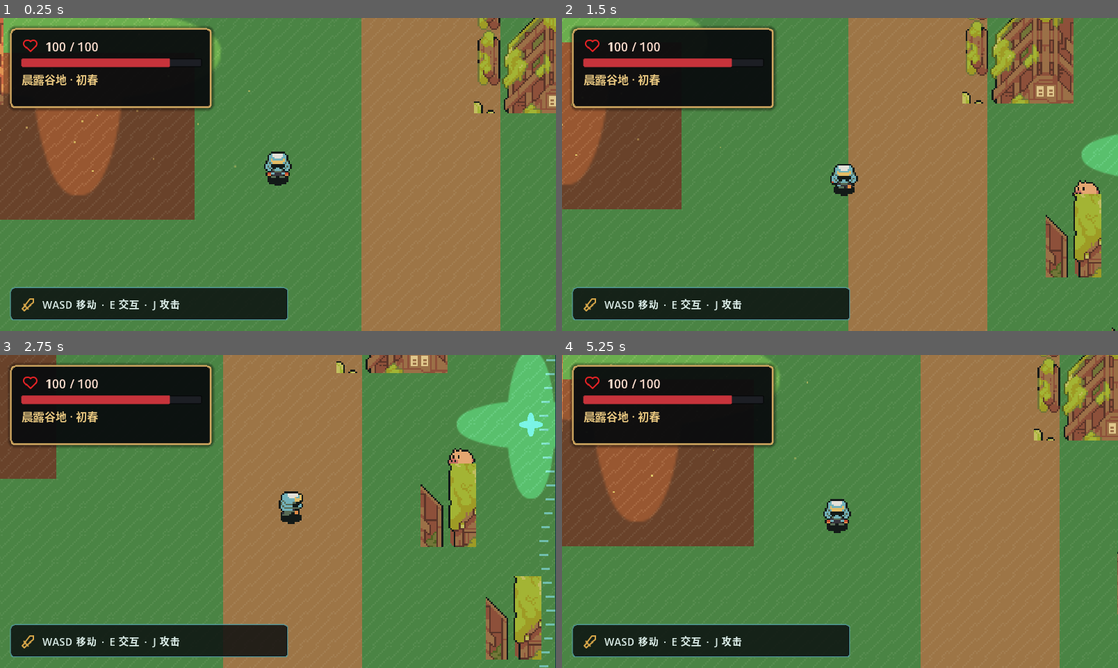
Above: before the commit, frames 1-4 (two rows, left to right).
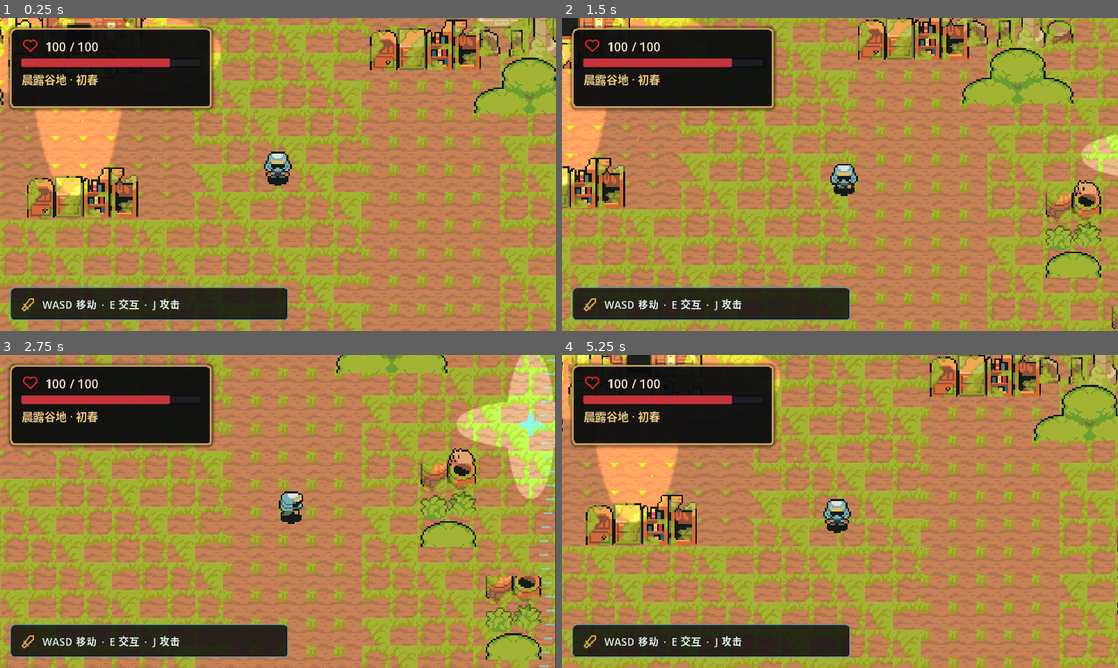
Above: after the commit, the same moments.

Repository: smple15981/mygames
Game: Godot game, scene res://scenes/bootstrap/main.tscn
The game is run twice, just before and just after one commit, with the same random seed, the same clock (stepped at 60 frames per second) and the same inputs.
Inputs:
- Up to frame 1 (0.25 s): no input
- Up to frame 2 (1.5 s): hold D (move_right) 0.53-1.28 s; hold S (move_down) from 1.28 s (still down)
- Up to frame 3 (2.75 s): release S (move_down) at 2.03 s; hold D (move_right) from 2.03 s (still down)
- Up to frame 4 (5.25 s): release D (move_right) at 2.78 s; hold W (move_up) 2.78-3.53 s; hold A (move_left) 3.53-5.03 s; hold S (move_down) from 5.03 s (still down)

The runs differ from the first frame. In frame 1, 80% of the frame differs, in the area x 0-100%, y 0-100%; in frame 2, 79%; in frame 3, 79%; in frame 4, 80%.

Commit message:
fix: map compact bundled atlases

Diff:
--- a/scripts/world/open_atlas_regions.gd
+++ b/scripts/world/open_atlas_regions.gd
@@ -3,24 +3,24 @@
 
 const SOURCE_TILE_SIZE := Vector2i(16, 16)
 
-# Ninja Adventure floor atlas coordinates. Each coordinate addresses one 16×16 tile.
+# Compact runtime floor atlas. Tiles are copied from the pinned Ninja Adventure pack.
 const GRASS_TILES: Array[Vector2i] = [
-    Vector2i(1, 7),
-    Vector2i(2, 7),
-    Vector2i(3, 7),
-    Vector2i(4, 7),
+    Vector2i(0, 0),
+    Vector2i(1, 0),
+    Vector2i(2, 0),
+    Vector2i(3, 0),
 ]
-const PATH_TILE := Vector2i(6, 9)
-const SOIL_TILE := Vector2i(8, 9)
-const STONE_TILE := Vector2i(13, 14)
+const PATH_TILE := Vector2i(4, 0)
+const SOIL_TILE := Vector2i(5, 0)
+const STONE_TILE := Vector2i(6, 0)
 
-# Ninja Adventure abandoned-village atlas regions (pixel coordinates).
-const TREE_CLUSTER := Rect2i(0, 64, 64, 64)
-const TREE_SMALL := Rect2i(64, 64, 32, 48)
-const ROCK_CLUSTER := Rect2i(64, 16, 48, 32)
-const HOUSE_LARGE := Rect2i(176, 96, 80, 96)
-const HOUSE_SMALL := Rect2i(256, 112, 64, 80)
-const FENCE_STRIP := Rect2i(256, 160, 64, 32)
+# Compact runtime village atlas regions (pixel coordinates).
+const TREE_CLUSTER := Rect2i(0, 0, 64, 64)
+const TREE_SMALL := Rect2i(64, 0, 32, 48)
+const ROCK_CLUSTER := Rect2i(96, 0, 48, 32)
+const HOUSE_LARGE := Rect2i(0, 64, 80, 96)
+const HOUSE_SMALL := Rect2i(80, 64, 64, 80)
+const FENCE_STRIP := Rect2i(144, 64, 64, 32)
 
 
 static func all_floor_tiles() -> Array[Vector2i]:
